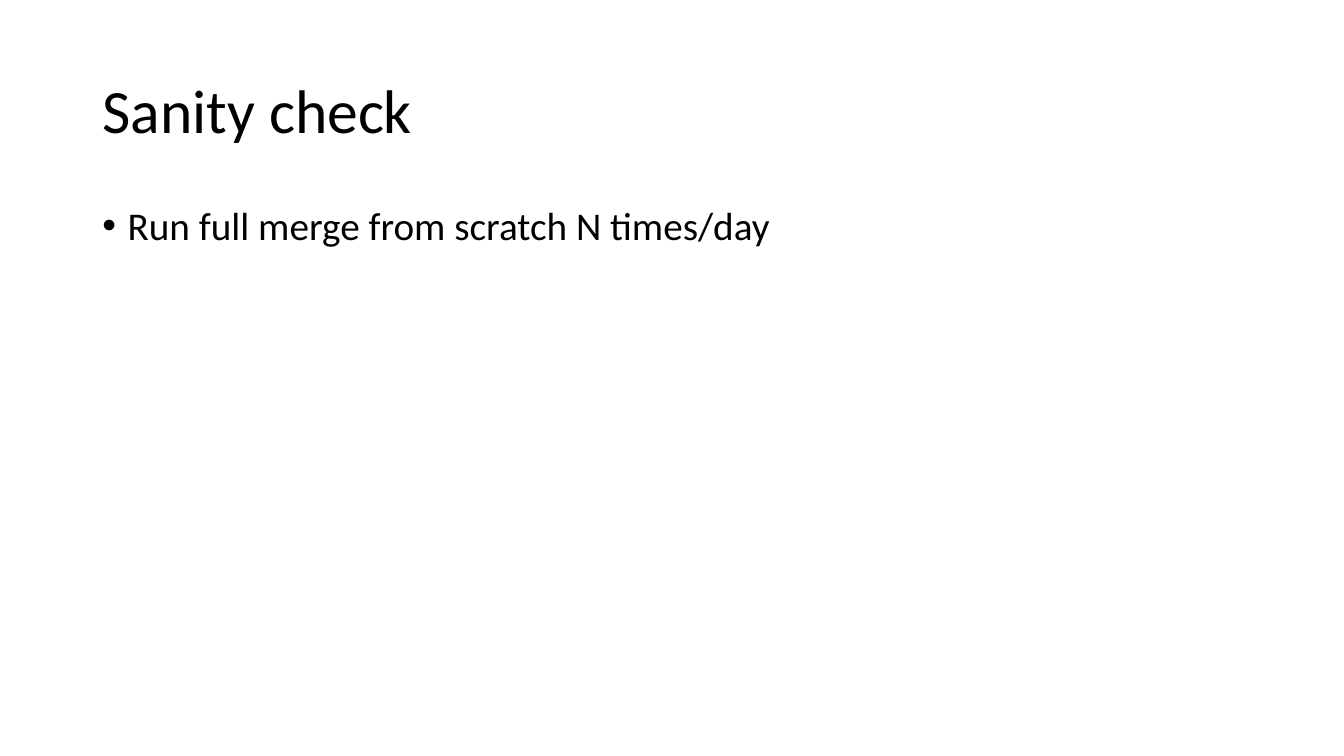
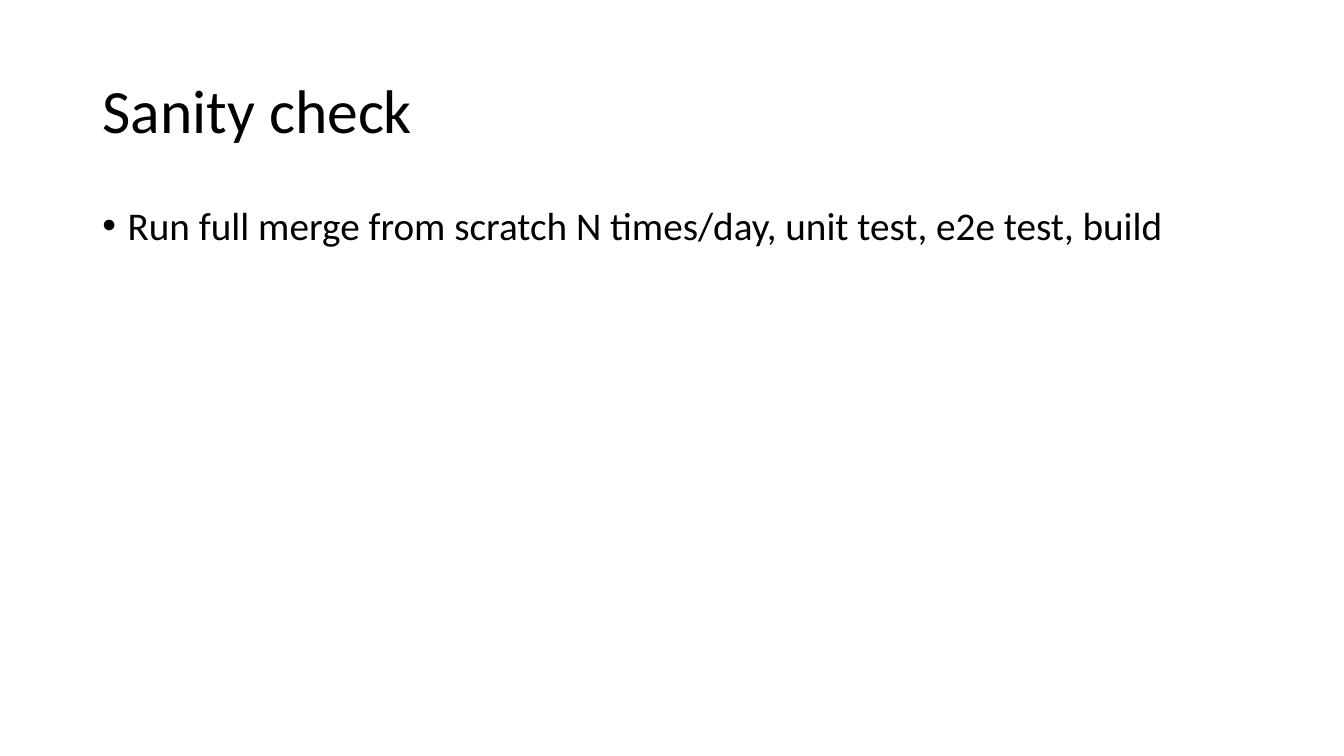
Before and after one commit to chaiyilin/featureToggling, a slide deck: slide 10 of featureToggles.pptx. Drawn at 1344x756 pixels with LibreOffice and Linux fonts; fonts in the diff are those of the drawing. Boxes give left, top, right and bottom in pixels: in the first picture for what was removed or moved away, otherwise in the second. Text is boxed around its words. In the diff, an @@ line names an element or a change of style, - is before the commit and + after.

Commit message:
v1

```diff
--- a/featureToggles.pptx
+++ b/featureToggles.pptx
@@ text at box(128, 212, 1163, 247): text changed @@
-• Run full merge from scratch N times/day
+• Run full merge from scratch N times/day, unit test, e2e test, build
```
